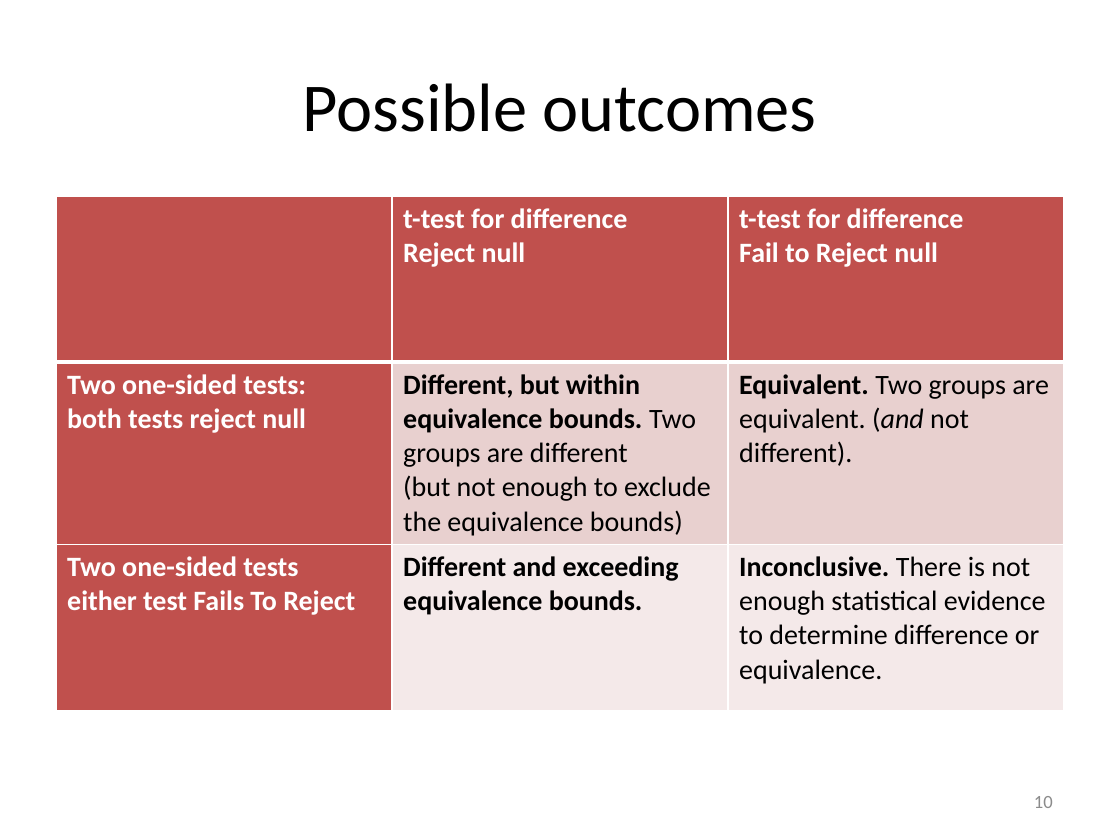
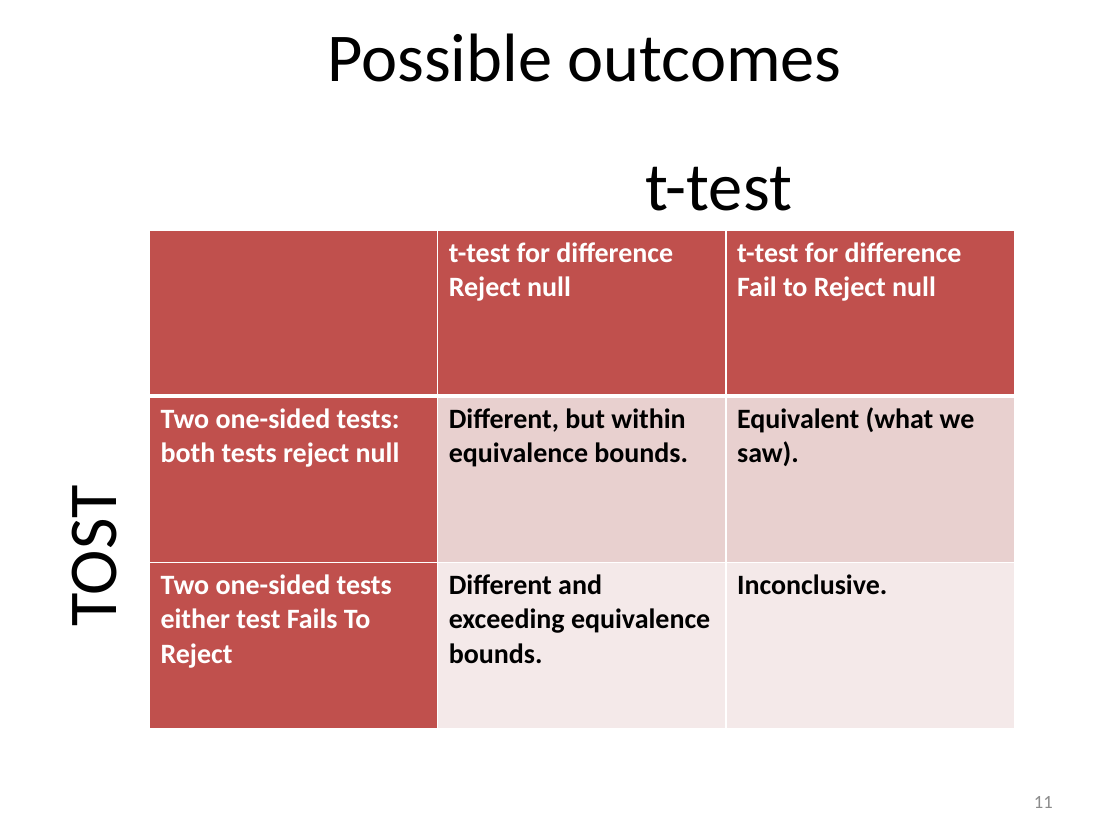
Before and after one commit to meekrob/stats_workshop_2020, a slide deck: slide 11 of adeline/Adeline_TOST_edit.pptx (slide 10 before the commit). Drawn at 1120x840 pixels with LibreOffice and Linux fonts; fonts in the diff are those of the drawing. Boxes give left, top, right and bottom in pixels: in the first picture for what was removed or moved away, otherwise in the second. Text is boxed around its words. In the diff, an @@ line names an element or a change of style, - is before the commit and + after.

```diff
--- a/adeline/Adeline_TOST_edit.pptx
+++ b/adeline/Adeline_TOST_edit.pptx
@@ title "Possible outcomes": place and size @@
-title "Possible outcomes" at (302,83,817,132)
+title "Possible outcomes" at (327,33,842,82)
@@ text added at (645,166,792,211), 44 pt, text #000000 @@
+t-test
@@ table at (149,231,1012,729) @@
-row 2, column 2: Different, but within equivalence bounds. Two groups are different / (but not enough to exclude the equivalence bounds)
+row 2, column 2: Different, but within equivalence bounds.
-row 2, column 3: Equivalent. Two groups are equivalent. (and not different).
+row 2, column 3: Equivalent (what we saw).
-row 3, column 3: Inconclusive. There is not enough statistical evidence to determine difference or equivalence.
+row 3, column 3: Inconclusive.
@@ table: place and size @@
-table at (56,196,1064,708)
+table at (149,231,1012,729)
@@ text added at (51,500,134,623), 44 pt, text #000000 @@
+TOST
@@ page number at (1034,796,1053,808): text changed @@
-10
+11
```
Also in this commit, not shown: 6 other slides changed, 3 slides added, 2 slides removed.
